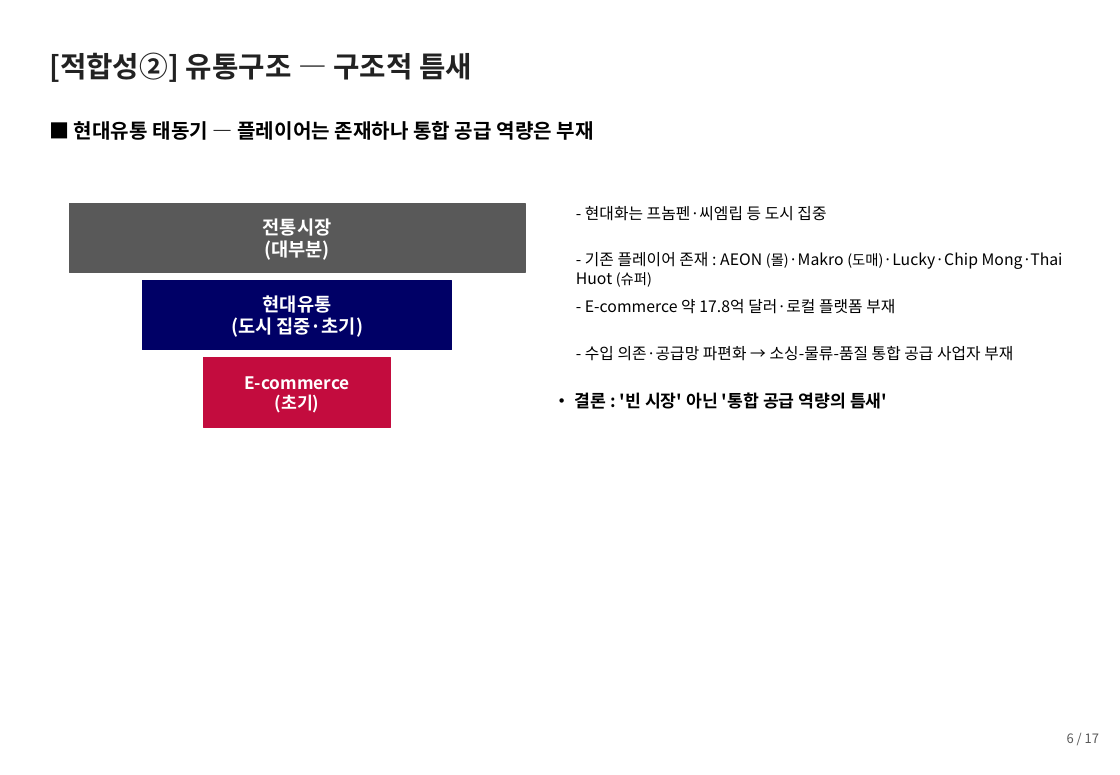
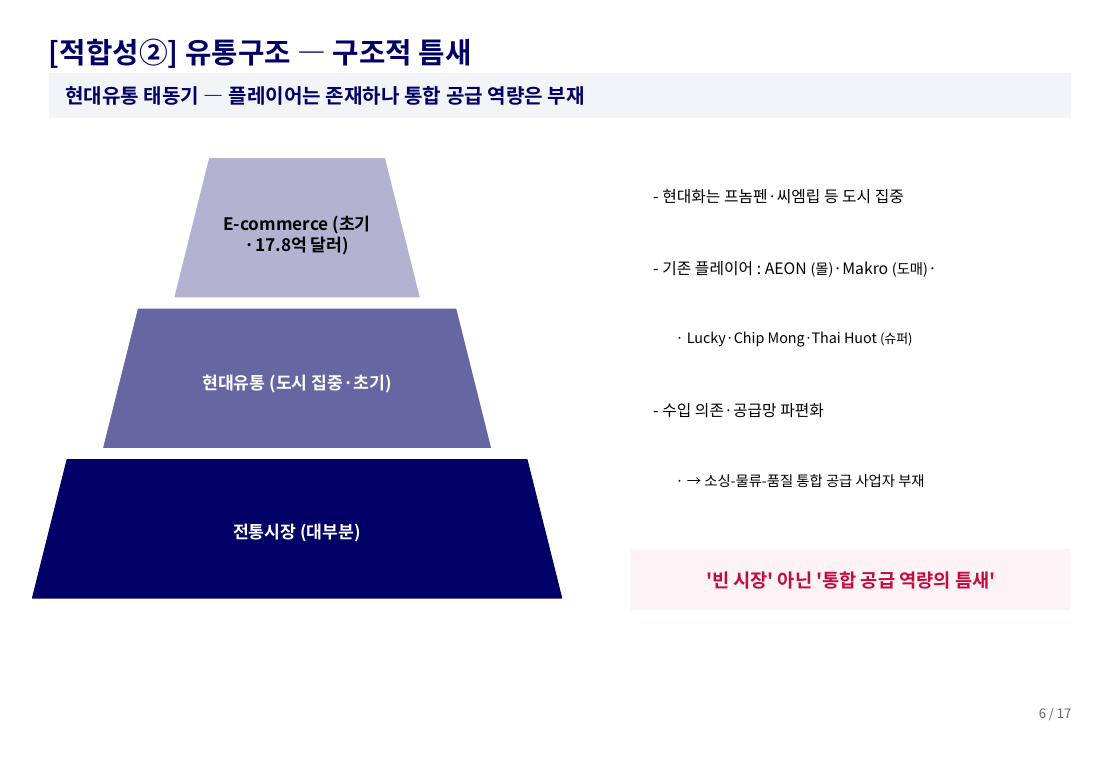
Before and after one commit to avoseed/web1, a slide deck: slide 7 of output/캄보디아_확장기획.pptx. Drawn at 1120x775 pixels with LibreOffice and Linux fonts; fonts in the diff are those of the drawing. Boxes give left, top, right and bottom in pixels: in the first picture for what was removed or moved away, otherwise in the second. Text is boxed around its words. In the diff, an @@ line names an element or a change of style, - is before the commit and + after.

```diff
--- a/output/캄보디아_확장기획.pptx
+++ b/output/캄보디아_확장기획.pptx
@@ text "[적합성②] 유통구조 — 구조적 틈새": place and size @@
-text "[적합성②] 유통구조 — 구조적 틈새" at <box>49,52,472,82</box>
+text "[적합성②] 유통구조 — 구조적 틈새" at <box>49,38,472,68</box>
@@ text "[적합성②] 유통구조 — 구조적 틈새" at <box>49,38,472,68</box>: text colour #222222 to #000066; vertical alignment top to bottom @@
@@ rectangle added at <box>49,73,1071,118</box>, fill #F2F4F8 @@
@@ text at <box>65,86,585,105</box>: text changed; text colour #000000 to #000066 @@
-■ 현대유통 태동기 — 플레이어는 존재하나 통합 공급 역량은 부재
+현대유통 태동기 — 플레이어는 존재하나 통합 공급 역량은 부재
@@ text "현대유통 태동기 — 플레이어는 존재하나 ..." at <box>65,86,585,105</box>: vertical alignment top to middle @@
@@ trapezoid added at <box>175,159,419,298</box>, fill #B3B3D1, outline #B3B3D1 0.75 pt, 12 pt, text #000000, bold @@
+E-commerce (초기·17.8억 달러)
@@ text "- 현대화는 프놈펜·씨엠립 등 도시 ...": place and size @@
-text "- 현대화는 프놈펜·씨엠립 등 도시 ..." at <box>585,206,826,221</box>
+text "- 현대화는 프놈펜·씨엠립 등 도시 ..." at <box>662,189,904,204</box>
@@ text at <box>662,261,928,277</box>: text changed @@
-- 기존 플레이어 존재 : AEON (몰)·Makro (도매)·Lucky·Chip Mong·Thai Huot (슈퍼)
+- 기존 플레이어 : AEON (몰)·Makro (도매)·
@@ text removed at <box>585,299,895,314</box> @@
-- E-commerce 약 17.8억 달러·로컬 플랫폼 부재
@@ trapezoid "현대유통 (도시 집중·초기)": place and size @@
-trapezoid "현대유통 (도시 집중·초기)" at <box>143,281,452,351</box>
+trapezoid "현대유통 (도시 집중·초기)" at <box>103,309,490,448</box>
@@ trapezoid "현대유통 (도시 집중·초기)" at <box>103,309,490,448</box>: rectangle to trapezoid; fill #000066 to #6666A3; outline #000066 0.75 pt to #6666A3 0.75 pt @@
@@ rectangle removed at <box>204,358,391,427</box> @@
-E-commerce
-(초기)
@@ text added at <box>687,331,912,347</box>, 10 pt, text #000000 @@
+· Lucky·Chip Mong·Thai Huot (슈퍼)
@@ text in trapezoid at <box>202,374,392,393</box>: text changed; size 13 to 12 pt @@
-현대유통
-(도시 집중·초기)
+현대유통 (도시 집중·초기)
@@ text added at <box>662,403,824,418</box>, 11 pt, text #000000 @@
+- 수입 의존·공급망 파편화
@@ trapezoid "전통시장 (대부분)": place and size @@
-trapezoid "전통시장 (대부분)" at <box>69,204,525,273</box>
+trapezoid "전통시장 (대부분)" at <box>32,460,562,599</box>
@@ trapezoid "전통시장 (대부분)" at <box>32,460,562,599</box>: rectangle to trapezoid; fill #595959 to #000066; outline #595959 0.75 pt to #000066 0.75 pt @@
@@ text at <box>704,474,924,487</box>: text changed; size 11 to 10 pt @@
-- 수입 의존·공급망 파편화 → 소싱-물류-품질 통합 공급 사업자 부재
+· → 소싱-물류-품질 통합 공급 사업자 부재
@@ text in trapezoid at <box>233,523,361,542</box>: text changed; size 13 to 12 pt @@
-전통시장
-(대부분)
+전통시장 (대부분)
@@ rectangle added at <box>631,549,1070,610</box>, fill #FDF2F5 @@
@@ text "'빈 시장' 아닌 '통합 공급 ..." at <box>706,571,995,589</box>: vertical alignment top to middle @@
@@ text at <box>706,571,995,589</box>: text changed; size 12 to 13 pt; text colour #000000 to #C30C3E @@
-• 결론 : '빈 시장' 아닌 '통합 공급 역량의 틈새'
+'빈 시장' 아닌 '통합 공급 역량의 틈새'
@@ text "6 / 17": place and size @@
-text "6 / 17" at <box>1067,733,1099,743</box>
+text "6 / 17" at <box>1039,708,1071,718</box>
@@ text "6 / 17" at <box>1039,708,1071,718</box>: text colour #595959 to #666666 @@
```
Also in this commit, not shown: 17 other slides changed, 1 other file.
